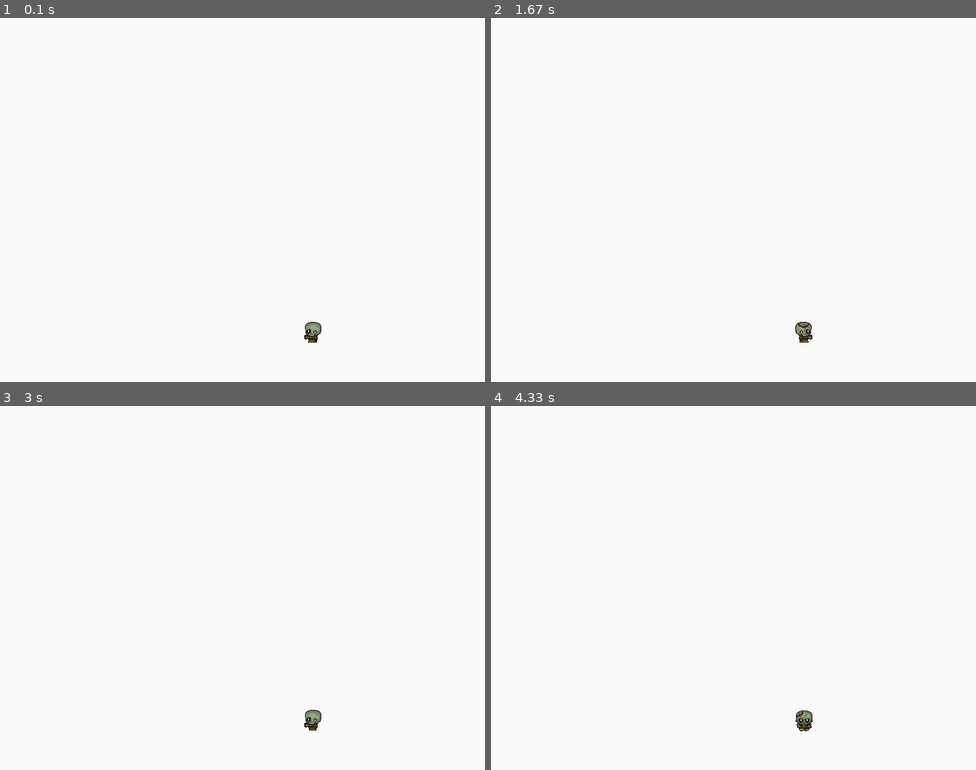
Above: before the commit, frames 1-4 (two rows, left to right).
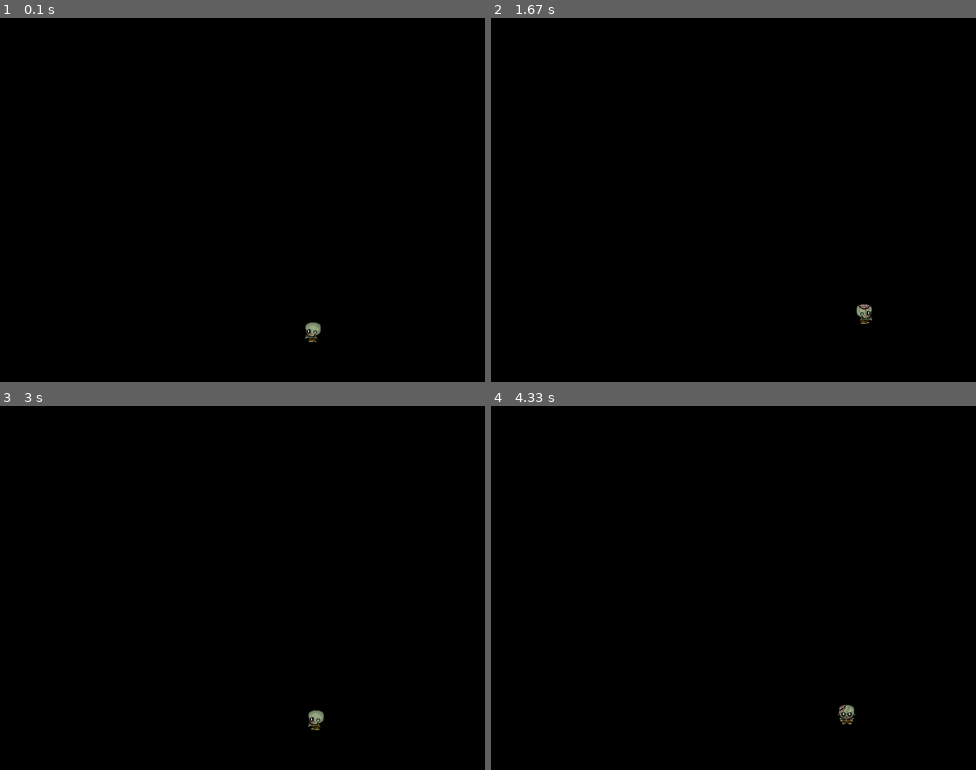
Above: after the commit, the same moments.

Repository: mywolrd/pygame_ver1
Game: pygame game, started from main.py
Two runs of this game, one before a commit and one after it. Both use one fixed random seed, a clock stepped at 60 frames per second and the inputs below. The source is Python 2; it was converted automatically to run under Python 3.
Inputs:
- Up to frame 1 (0.1 s): no input
- Up to frame 2 (1.67 s): hold Right 0.33-0.8 s; hold Up 0.83-1.13 s; hold Right 1.17-1.63 s
- Up to frame 3 (3 s): hold Left 1.67-2.2 s; hold Down 2.23-2.53 s; hold Left 2.57-2.97 s
- Up to frame 4 (4.33 s): hold Up 3-3.37 s; hold Right 3.4-4.03 s; hold Down from 4.07 s (still down)

The runs differ from the first frame. In frame 1, 100% of the frame differs, in the area x 0-100%, y 0-100%; in frame 2, 100%; in frame 3, 100%; in frame 4, 100%.

Commit message:
work on background

Diff:
--- a/Managers.py
+++ b/Managers.py
@@ -190,7 +190,13 @@
 
     # initializes pygame and creates a screen
     def init_pyGame(self):
+
+        # initializes PyGame components
         pg.init()
+
+        # enables key press and hold
+        pg.key.set_repeat(50, 50)
+
         screen = pg.display.set_mode((800, 600), RESIZABLE)
 
     # returns pygame.time.Clock object
--- a/libs/me.py
+++ b/libs/me.py
@@ -32,11 +32,13 @@
             if self.animation != ev:
                 self.animation = ev
 
+        # I think Y- axis is flipped, and I don't know why.....
+        # swapped dy so the character moves to the input direction.
         if ev == K_UP:
-            dy = self.speed
+            dy = -self.speed
             setAnimation(ev)
         elif ev == K_DOWN:
-            dy = -self.speed
+            dy = self.speed
             setAnimation(ev)
         elif ev == K_LEFT:
             dx = -self.speed
@@ -72,9 +74,9 @@
         # check for collision. If there is, don't update.
         # Boundary checks neccessary ? Not sure if PyGame takes care of it....
         # C source code does not seem to check boundaries.
-        if collidables:
-            if not pg.sprite.spritecollideany(copy_me, collidables):
-                self.rect.move_ip(dx, dy)
+        #if collidables:
+        #    if not pg.sprite.spritecollideany(copy_me, collidables):
+        self.rect.move_ip(dx, dy)
 
         # change self.image to the next motion in spritesheet
         if self.animindex == INDEXMAX:
--- a/stages/level0.py
+++ b/stages/level0.py
@@ -24,7 +24,7 @@
         self.sprites.add(self.player)
 
         self.background = pg.Surface(self.screen.get_size())
-        self.background.fill((250, 250, 250))
+        self.background.fill((0, 0, 0))
         self.background = self.background.convert()
 
     def run(self):
Binary file changed: img/zombie.png
Not shown, changed: Managers.pyc
Not shown, changed: libs/me.pyc
Not shown, changed: stages/level0.pyc
